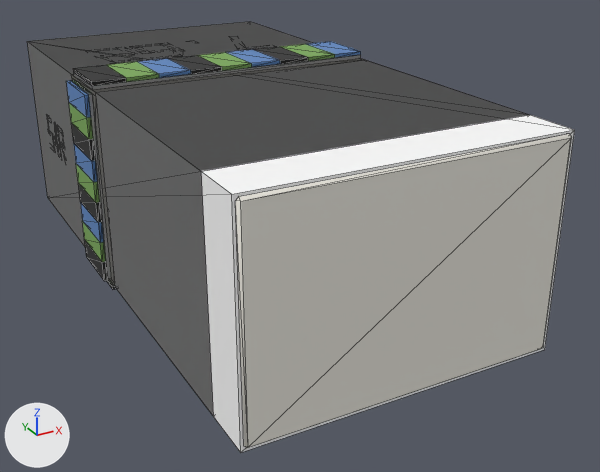
An edit to the glTF model assets/models/items/ammo_762r_tracer.glb, drawn before and after from the same camera.
One viewpoint serves both versions: a 50 mm camera at (-0.0531, -0.1139, 0.0439) aimed at (0.0054, -0.0076, -0.0093). The lights are fixed; the arrows at lower left show +X, +Y and +Z. The first picture is the older version. Mesh edges are drawn as thin lines. Vertices at exactly the same position are counted once.

Names of what the first picture shows: 'band_mix', 'body', 'box_lod1', 'box_open_lod1', 'seal'.
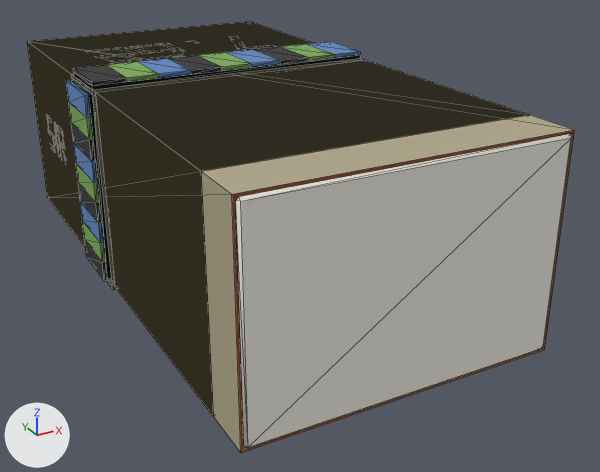
The change, as a diff of the scene's bpy script:
```diff
--- a/assets/models/items/ammo_762r_tracer.glb.py
+++ b/assets/models/items/ammo_762r_tracer.glb.py
@@ me_box_lod1 @@
 me_box_lod1.from_pydata(...)  # 40 vertices, 60 faces; spans x -0.0232..0.0232, y -0.037..0.0454, z -0.0162..0.0157
 # used by ob_box_lod1; location = (0.0, -0.0002, 0.0003)
+# me_box_lod1 part 1: 48 faces centred in x -0.0232..0.0232, y 0.003..0.013, z -0.0162..0.0157 are repainted in the vertex colours; the middle colour goes from white #ffffff to black #082203
+# me_box_lod1 part 2: 12 faces centred in x -0.0226..0.0226, y -0.037..0.0454, z -0.0156..0.0151 are repainted in the vertex colours; the middle colour goes from white #ffffff to beige #b0a789
 me_box_lod1.materials.append(mat_baked)
@@ me_box_open_lod1 @@
 me_box_open_lod1.from_pydata(...)  # 40 vertices, 60 faces; spans x -0.0232..0.0232, y -0.0446..0.0454, z -0.0162..0.0157
 # used by ob_box_open_lod1; location = (0.0, -0.0002, 0.0003)
+# me_box_open_lod1 part 3: 50 faces centred in x -0.0232..0.0232, y -0.0446..0.013, z -0.0162..0.0157 are repainted in the vertex colours; the middle colour goes from white #ffffff to black #082203
+# me_box_open_lod1 part 4: 10 faces centred in x -0.0226..0.0226, y -0.0146..0.0454, z -0.0156..0.0151 are repainted in the vertex colours; the middle colour goes from white #ffffff to beige #b0a789
 me_box_open_lod1.materials.append(mat_baked)
```

Boxes [x1, y1, x2, y2] around the edits, measured in the pictures (600 x 472 px):
part 1 of me_box_lod1, recoloured
    both: [73, 82, 112, 285]
part 2 of me_box_lod1, recoloured
    both: [27, 22, 528, 416]
part 3 of me_box_open_lod1, recoloured
    both: [74, 55, 575, 453]
part 4 of me_box_open_lod1, recoloured (white to beige)
    both: [27, 21, 574, 452]
